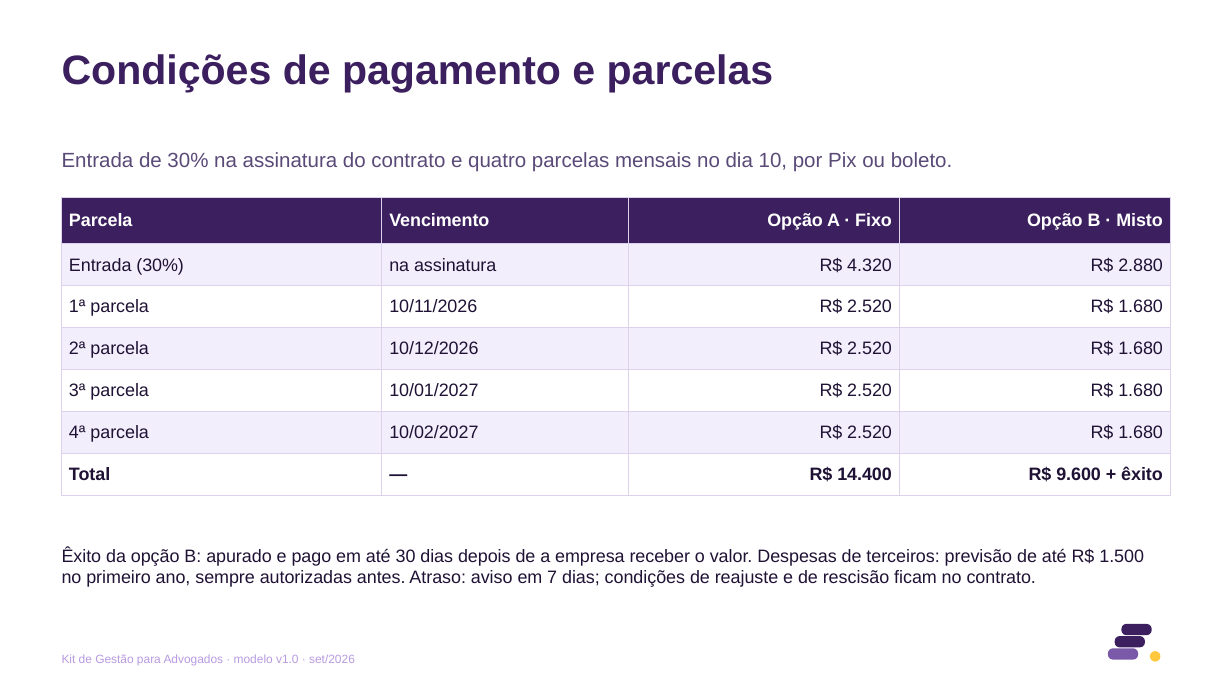
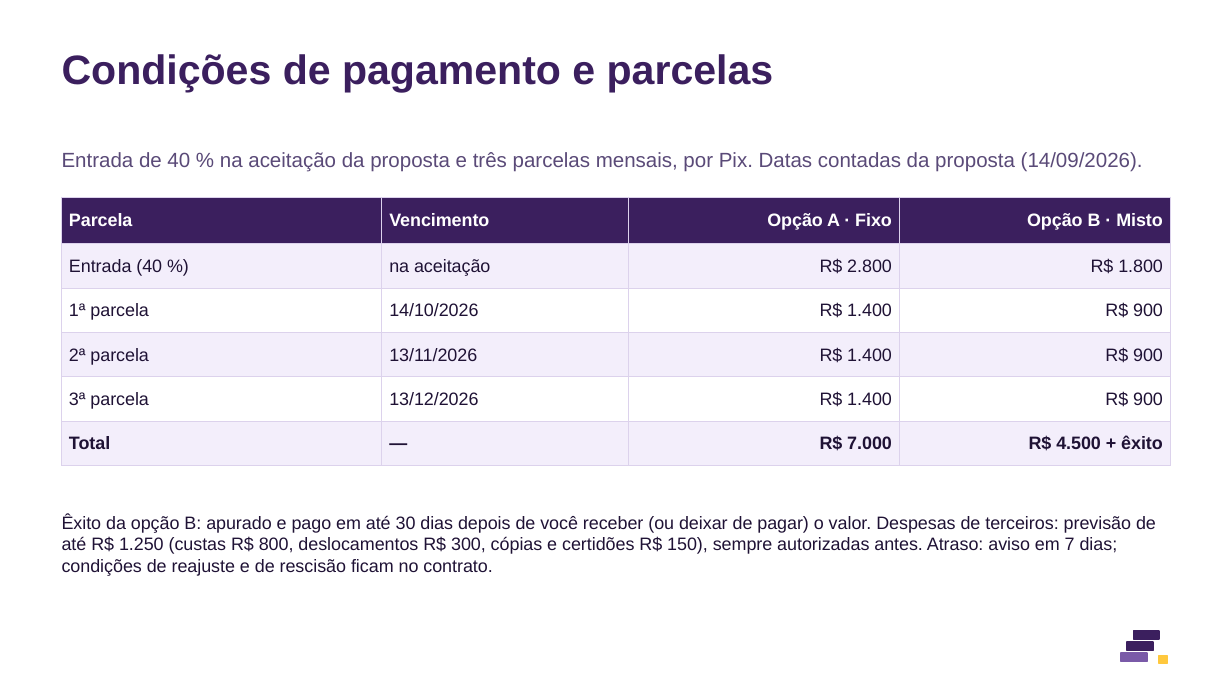
Before and after one commit to eduardomtzz/claude-code, a slide deck: slide 6 of projetos/gestao-ia-planilhas/produto/kit-advogados/28-modelo-proposta-de-honorarios-10-slides.pptx. Drawn at 1232x693 pixels with LibreOffice and Linux fonts; fonts in the diff are those of the drawing. Boxes give left, top, right and bottom in pixels: in the first picture for what was removed or moved away, otherwise in the second. Text is boxed around its words. In the diff, an @@ line names an element or a change of style, - is before the commit and + after.

```diff
--- a/projetos/gestao-ia-planilhas/produto/kit-advogados/28-modelo-proposta-de-honorarios-10-slides.pptx
+++ b/projetos/gestao-ia-planilhas/produto/kit-advogados/28-modelo-proposta-de-honorarios-10-slides.pptx
@@ text at (x1=62, y1=152, x2=1143, y2=172): text changed @@
-Entrada de 30% na assinatura do contrato e quatro parcelas mensais no dia 10, por Pix ou boleto.
+Entrada de 40 % na aceitação da proposta e três parcelas mensais, por Pix. Datas contadas da proposta (14/09/2026).
@@ table at (x1=62, y1=197, x2=1170, y2=454) @@
-row 2: Entrada (30%) | na assinatura | R$ 4.320 | R$ 2.880
-row 3: 1ª parcela | 10/11/2026 | R$ 2.520 | R$ 1.680
-row 4: 2ª parcela | 10/12/2026 | R$ 2.520 | R$ 1.680
-row 5: 3ª parcela | 10/01/2027 | R$ 2.520 | R$ 1.680
-row 6: 4ª parcela | 10/02/2027 | R$ 2.520 | R$ 1.680
-row 7: Total | — | R$ 14.400 | R$ 9.600 + êxito
+row 2: Entrada (40 %) | na aceitação | R$ 2.800 | R$ 1.800
+row 3: 1ª parcela | 14/10/2026 | R$ 1.400 | R$ 900
+row 4: 2ª parcela | 13/11/2026 | R$ 1.400 | R$ 900
+row 5: 3ª parcela | 13/12/2026 | R$ 1.400 | R$ 900
+row 6: Total | — | R$ 7.000 | R$ 4.500 + êxito
@@ text at (x1=62, y1=515, x2=1156, y2=576): text changed @@
-Êxito da opção B: apurado e pago em até 30 dias depois de a empresa receber o valor. Despesas de terceiros: previsão de até R$ 1.500 no primeiro ano, sempre autorizadas antes. Atraso: aviso em 7 dias; condições de reajuste e de rescisão ficam no contrato.
+Êxito da opção B: apurado e pago em até 30 dias depois de você receber (ou deixar de pagar) o valor. Despesas de terceiros: previsão de até R$ 1.250 (custas R$ 800, deslocamentos R$ 300, cópias e certidões R$ 150), sempre autorizadas antes. Atraso: aviso em 7 dias; condições de reajuste e de rescisão ficam no contrato.
@@ rounded rectangle removed at (x1=1122, y1=625, x2=1151, y2=634) @@
@@ text removed at (x1=62, y1=654, x2=355, y2=666) @@
-Kit de Gestão para Advogados · modelo v1.0 · set/2026
@@ rounded rectangle removed at (x1=1109, y1=649, x2=1137, y2=659) @@
@@ rounded rectangle removed at (x1=1115, y1=637, x2=1143, y2=647) @@
@@ rectangle added at (x1=1121, y1=653, x2=1147, y2=662), fill #7A5AA8, outline #7A5AA8 1 pt @@
@@ rectangle added at (x1=1127, y1=642, x2=1153, y2=650), fill #3B1F5E, outline #3B1F5E 1 pt @@
@@ rectangle added at (x1=1133, y1=631, x2=1159, y2=639), fill #3B1F5E, outline #3B1F5E 1 pt @@
@@ ellipse removed at (x1=1151, y1=652, x2=1159, y2=660) @@
@@ rectangle added at (x1=1159, y1=655, x2=1168, y2=664), fill #FFC83D, outline #FFC83D 1 pt @@
```
Also in this commit, not shown: 9 other slides changed, 47 other files.
